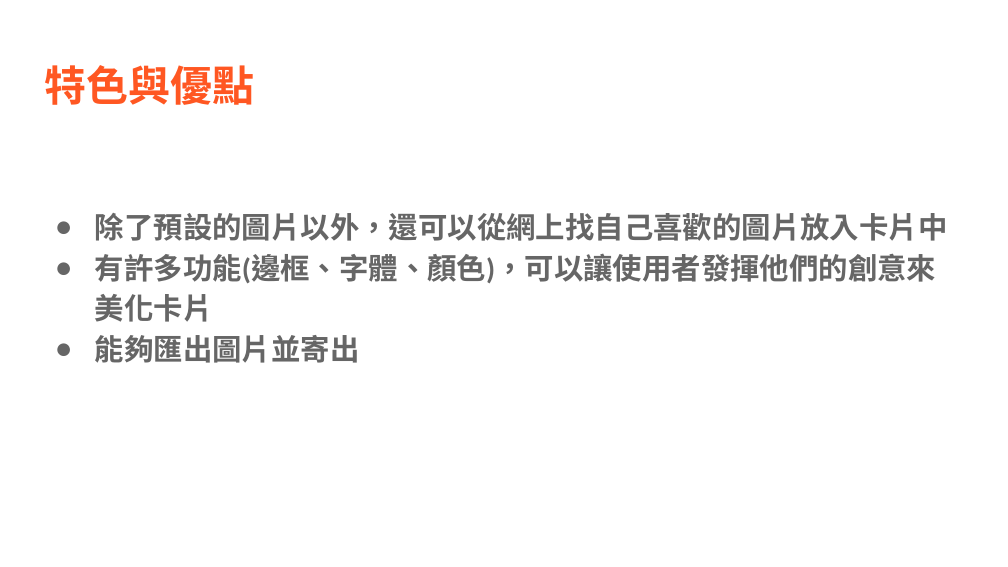
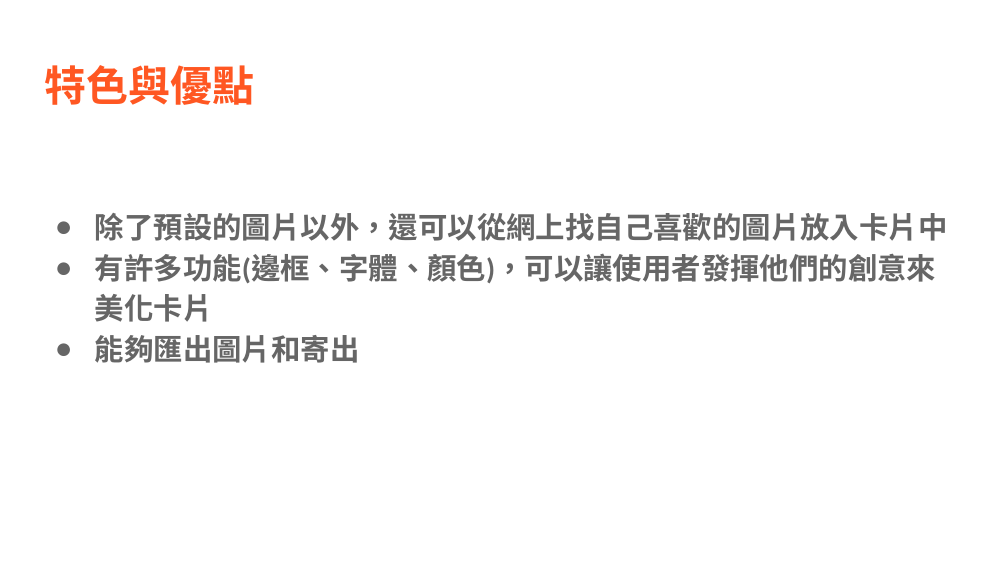
Before and after one commit to hsin-yu-chang/bbb, a slide deck: slide 2 of 驚喜卡片-讚 00857007+00857135.pptx. Drawn at 1008x567 pixels with LibreOffice and Linux fonts; fonts in the diff are those of the drawing; background and template pictures are left out. Boxes give left, top, right and bottom in pixels: in the first picture for what was removed or moved away, otherwise in the second. Text is boxed around its words. In the diff, an @@ line names an element or a change of style, - is before the commit and + after.

```diff
--- a/驚喜卡片-讚 00857007+00857135.pptx
+++ b/驚喜卡片-讚 00857007+00857135.pptx
@@ text at <box>95,335,360,363</box>: text changed @@
-● 能夠匯出圖片並寄出
+● 能夠匯出圖片和寄出
```
Also in this commit, not shown: 4 other slides changed, 1 slide added.
